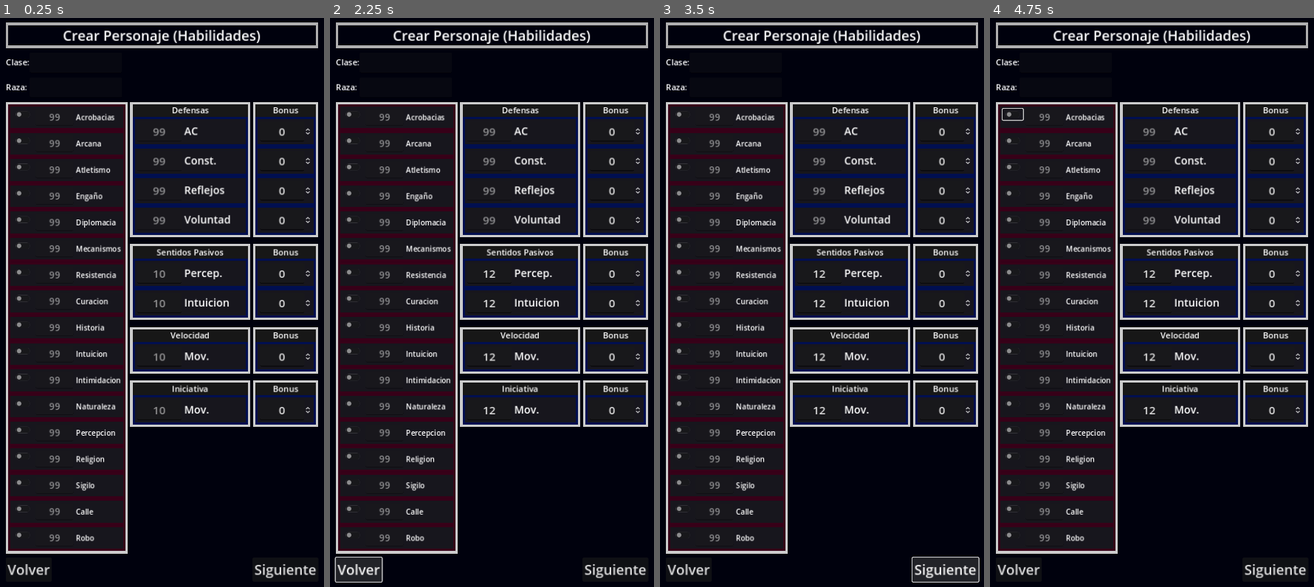
Above: before the commit, frames 1-4 (left to right).
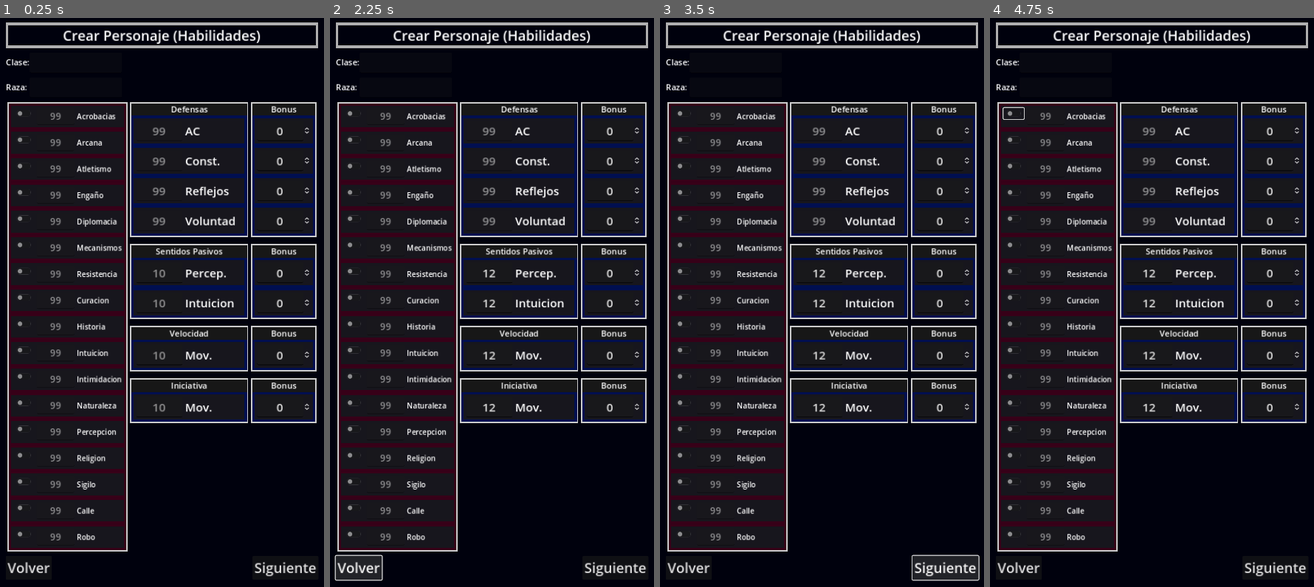
Above: after the commit, the same moments.

Repository: Zoroark576/DND-Creacion-de-Personajes
Game: Godot game, scene res://Escenas/CrearPersonaje/HabilidadesPersonaje.tscn
Two runs of this game, one before a commit and one after it. Both use one fixed random seed, a clock stepped at 60 frames per second and the inputs below. The project has no main scene, so this scene is started directly.
Inputs (mouse positions are in pixels of both pictures, inside the frame that each line leads up to):
- Up to frame 1 (0.25 s): no input
- Up to frame 2 (2.25 s): click (488, 274) at 0.52 s; type "12" at 0.6 s; click (488, 302) at 0.75 s; type "12" at 0.83 s; click (488, 359) at 0.98 s; type "12" at 1.07 s; click (488, 410) at 1.27 s; type "12" at 1.35 s; click "Volver" at 2 s
- Up to frame 3 (3.5 s): click "Siguiente" at 2.75 s
- Up to frame 4 (4.75 s): click (1012, 114) at 3.52 s; click (1012, 114) at 4.27 s

The runs differ from the first frame. In frame 1, 14% of the frame differs, in the area x 1-99%, y 14-99%; in frame 2, 14%; in frame 3, 14%, in the area x 1-99%, y 14-100%; in frame 4, 14%.

Commit message:
Creacion De Personaje (Poderes)

Diff:
--- /dev/null
+++ b/Escenas/CrearPersonaje/EquipamientoPersonaje.tscn
@@ -0,0 +1,123 @@
+[gd_scene load_steps=4 format=3 uid="uid://bnmk7x7ow4pa7"]
+
+[ext_resource type="Theme" uid="uid://dir05eos2th8d" path="res://Tema/Tema Base.tres" id="1_odjl7"]
+[ext_resource type="PackedScene" uid="uid://bpi1wlmpddgdt" path="res://Escenas/CrearPersonaje/clase_y_raza.tscn" id="2_xgwg5"]
+
+[sub_resource type="StyleBoxFlat" id="StyleBoxFlat_scc2i"]
+draw_center = false
+border_width_left = 6
+border_width_top = 6
+border_width_right = 6
+border_width_bottom = 6
+border_color = Color(0.686275, 0.686275, 0.686275, 1)
+
+[node name="MenuPrincipal" type="Control"]
+layout_mode = 3
+anchors_preset = 8
+anchor_left = 0.5
+anchor_top = 0.5
+anchor_right = 0.5
+anchor_bottom = 0.5
+grow_horizontal = 2
+grow_vertical = 2
+size_flags_horizontal = 4
+theme = ExtResource("1_odjl7")
+
+[node name="BG" type="ColorRect" parent="."]
+layout_mode = 0
+offset_left = -362.0
+offset_top = -642.0
+offset_right = 362.0
+offset_bottom = 640.0
+color = Color(0, 0.00392157, 0.0509804, 1)
+
+[node name="MarginContainer" type="MarginContainer" parent="."]
+layout_mode = 2
+offset_left = -358.0
+offset_top = -640.0
+offset_right = 358.0
+offset_bottom = 638.0
+theme_override_constants/margin_left = 20
+theme_override_constants/margin_top = 50
+theme_override_constants/margin_right = 20
+theme_override_constants/margin_bottom = 20
+
+[node name="VBoxContainer" type="VBoxContainer" parent="MarginContainer"]
+layout_mode = 2
+theme_override_constants/separation = 40
+
+[node name="CabezaTitulo" type="PanelContainer" parent="MarginContainer/VBoxContainer"]
+layout_mode = 2
+theme_override_styles/panel = SubResource("StyleBoxFlat_scc2i")
+
+[node name="ContTitulo" type="HBoxContainer" parent="MarginContainer/VBoxContainer/CabezaTitulo"]
+layout_mode = 2
+alignment = 1
+
+[node name="Titulo" type="Label" parent="MarginContainer/VBoxContainer/CabezaTitulo/ContTitulo"]
+layout_mode = 2
+theme_override_font_sizes/font_size = 30
+text = "Crear Personaje (Equipamiento)"
+horizontal_alignment = 1
+
+[node name="Clase y Raza" parent="MarginContainer/VBoxContainer" instance=ExtResource("2_xgwg5")]
+layout_mode = 2
+
+[node name="GridContainer" type="GridContainer" parent="MarginContainer/VBoxContainer"]
+layout_mode = 2
+theme_override_constants/h_separation = 10
+theme_override_constants/v_separation = 20
+columns = 2
+
+[node name="OroInicial" type="Label" parent="MarginContainer/VBoxContainer/GridContainer"]
+layout_mode = 2
+text = "Oro Inicial"
+
+[node name="OInput" type="SpinBox" parent="MarginContainer/VBoxContainer/GridContainer"]
+layout_mode = 2
+size_flags_horizontal = 0
+
+[node name="Armadura" type="Label" parent="MarginContainer/VBoxContainer/GridContainer"]
+layout_mode = 2
+text = "Armadura Inicial
+"
+
+[node name="AInput" type="OptionButton" parent="MarginContainer/VBoxContainer/GridContainer"]
+custom_minimum_size = Vector2(200, 0)
+layout_mode = 2
+
+[node name="Arma" type="Label" parent="MarginContainer/VBoxContainer/GridContainer"]
+layout_mode = 2
+text = "Arma Inicial
+"
+
+[node name="AInput2" type="OptionButton" parent="MarginContainer/VBoxContainer/GridContainer"]
+custom_minimum_size = Vector2(200, 0)
+layout_mode = 2
+
+[node name="Inventario" type="Label" parent="MarginContainer/VBoxContainer/GridContainer"]
+layout_mode = 2
+text = "Inventario
+"
+
+[node name="IInput" type="TextEdit" parent="MarginContainer/VBoxContainer/GridContainer"]
+custom_minimum_size = Vector2(400, 400)
+layout_mode = 2
+placeholder_text = "Armas, Ropa, etc."
+
+[node name="Botones" type="HBoxContainer" parent="MarginContainer/VBoxContainer"]
+layout_mode = 2
+size_flags_vertical = 10
+alignment = 1
+
+[node name="Volver" type="Button" parent="MarginContainer/VBoxContainer/Botones"]
+layout_mode = 2
+size_flags_horizontal = 0
+theme_override_font_sizes/font_size = 30
+text = "Volver"
+
+[node name="Siguiente" type="Button" parent="MarginContainer/VBoxContainer/Botones"]
+layout_mode = 2
+size_flags_horizontal = 10
+theme_override_font_sizes/font_size = 30
+text = "Siguiente"
--- a/Escenas/CrearPersonaje/HabilidadesPersonaje.tscn
+++ b/Escenas/CrearPersonaje/HabilidadesPersonaje.tscn
@@ -1,5 +1,6 @@
-[gd_scene load_steps=7 format=3 uid="uid://2etnxtwgfnv2"]
-
+[gd_scene load_steps=8 format=3 uid="uid://2etnxtwgfnv2"]
+
+[ext_resource type="PackedScene" uid="uid://bpi1wlmpddgdt" path="res://Escenas/CrearPersonaje/clase_y_raza.tscn" id="1_nb4qf"]
 [ext_resource type="StyleBox" uid="uid://cohqjr851bmxo" path="res://Tema/StyleBoxMenu.tres" id="2_1oyqg"]
 [ext_resource type="PackedScene" uid="uid://2ool10x0tggn" path="res://Escenas/CrearPersonaje/Defensa.tscn" id="3_ieqk5"]
 [ext_resource type="PackedScene" uid="uid://du1dxw3t0poo6" path="res://Escenas/CrearPersonaje/Skill.tscn" id="3_q1wfv"]
@@ -71,28 +72,8 @@
 text = "Crear Personaje (Habilidades)"
 horizontal_alignment = 1
 
-[node name="Clase y Raza" type="GridContainer" parent="MarginContainer/VBoxContainer"]
-layout_mode = 2
-theme_override_constants/h_separation = 1
-theme_override_constants/v_separation = 10
-columns = 2
-
-[node name="Clase" type="Label" parent="MarginContainer/VBoxContainer/Clase y Raza"]
-layout_mode = 2
-text = "Clase:"
-
-[node name="LineEdit" type="LineEdit" parent="MarginContainer/VBoxContainer/Clase y Raza"]
-layout_mode = 2
-editable = false
-
-[node name="Raza" type="Label" parent="MarginContainer/VBoxContainer/Clase y Raza"]
-layout_mode = 2
-text = "Raza:"
-
-[node name="LineEdit2" type="LineEdit" parent="MarginContainer/VBoxContainer/Clase y Raza"]
-custom_minimum_size = Vector2(200, 0)
-layout_mode = 2
-editable = false
+[node name="Clase y Raza" parent="MarginContainer/VBoxContainer" instance=ExtResource("1_nb4qf")]
+layout_mode = 2
 
 [node name="Datos" type="HBoxContainer" parent="MarginContainer/VBoxContainer"]
 layout_mode = 2
--- /dev/null
+++ b/Escenas/CrearPersonaje/PoderesPersonaje.tscn
@@ -0,0 +1,166 @@
+[gd_scene load_steps=8 format=3 uid="uid://c30s5xy0rekaa"]
+
+[ext_resource type="Theme" uid="uid://dir05eos2th8d" path="res://Tema/Tema Base.tres" id="1_rins1"]
+[ext_resource type="PackedScene" uid="uid://bpi1wlmpddgdt" path="res://Escenas/CrearPersonaje/clase_y_raza.tscn" id="2_s8ayg"]
+[ext_resource type="StyleBox" uid="uid://cohqjr851bmxo" path="res://Tema/StyleBoxMenu.tres" id="3_38e2l"]
+
+[sub_resource type="StyleBoxFlat" id="StyleBoxFlat_scc2i"]
+draw_center = false
+border_width_left = 6
+border_width_top = 6
+border_width_right = 6
+border_width_bottom = 6
+border_color = Color(0.686275, 0.686275, 0.686275, 1)
+
+[sub_resource type="StyleBoxFlat" id="StyleBoxFlat_id5am"]
+bg_color = Color(0.0901961, 0.0901961, 0.0901961, 1)
+border_width_left = 3
+border_width_top = 3
+border_width_right = 3
+border_width_bottom = 3
+border_color = Color(0, 0.541176, 0, 1)
+
+[sub_resource type="StyleBoxFlat" id="StyleBoxFlat_n1i4y"]
+bg_color = Color(0.0901961, 0.0901961, 0.0901961, 1)
+border_width_left = 3
+border_width_top = 3
+border_width_right = 3
+border_width_bottom = 3
+border_color = Color(0.568627, 0, 0, 1)
+
+[sub_resource type="StyleBoxFlat" id="StyleBoxFlat_1a6fy"]
+bg_color = Color(0.0901961, 0.0901961, 0.0901961, 1)
+border_width_left = 3
+border_width_top = 3
+border_width_right = 3
+border_width_bottom = 3
+border_color = Color(0.447059, 0.447059, 0.447059, 1)
+
+[node name="MenuPrincipal" type="Control"]
+layout_mode = 3
+anchors_preset = 8
+anchor_left = 0.5
+anchor_top = 0.5
+anchor_right = 0.5
+anchor_bottom = 0.5
+grow_horizontal = 2
+grow_vertical = 2
+size_flags_horizontal = 4
+theme = ExtResource("1_rins1")
+
+[node name="BG" type="ColorRect" parent="."]
+layout_mode = 0
+offset_left = -362.0
+offset_top = -642.0
+offset_right = 362.0
+offset_bottom = 640.0
+color = Color(0, 0.00392157, 0.0509804, 1)
+
+[node name="MarginContainer" type="MarginContainer" parent="."]
+layout_mode = 2
+offset_left = -358.0
+offset_top = -640.0
+offset_right = 358.0
+offset_bottom = 638.0
+theme_override_constants/margin_left = 20
+theme_override_constants/margin_top = 50
+theme_override_constants/margin_right = 20
+theme_override_constants/margin_bottom = 20
+
+[node name="VBoxContainer" type="VBoxContainer" parent="MarginContainer"]
+layout_mode = 2
+theme_override_constants/separation = 40
+
+[node name="CabezaTitulo" type="PanelContainer" parent="MarginContainer/VBoxContainer"]
+layout_mode = 2
+theme_override_styles/panel = SubResource("StyleBoxFlat_scc2i")
+
+[node name="ContTitulo" type="HBoxContainer" parent="MarginContainer/VBoxContainer/CabezaTitulo"]
+layout_mode = 2
+alignment = 1
+
+[node name="Titulo" type="Label" parent="MarginContainer/VBoxContainer/CabezaTitulo/ContTitulo"]
+layout_mode = 2
+theme_override_font_sizes/font_size = 30
+text = "Crear Personaje (Poderes)"
+horizontal_alignment = 1
+
+[node name="Clase y Raza" parent="MarginContainer/VBoxContainer" instance=ExtResource("2_s8ayg")]
+layout_mode = 2
+
+[node name="ContPoderes" type="ScrollContainer" parent="MarginContainer/VBoxContainer"]
+layout_mode = 2
+size_flags_vertical = 3
+
+[node name="ContPoderes" type="PanelContainer" parent="MarginContainer/VBoxContainer/ContPoderes"]
+layout_mode = 2
+size_flags_horizontal = 3
+size_flags_vertical = 3
+theme_override_styles/panel = ExtResource("3_38e2l")
+
+[node name="ContPoderes" type="HBoxContainer" parent="MarginContainer/VBoxContainer/ContPoderes/ContPoderes"]
+layout_mode = 2
+theme_override_constants/separation = 0
+alignment = 1
+
+[node name="PVoluntad" type="PanelContainer" parent="MarginContainer/VBoxContainer/ContPoderes/ContPoderes/ContPoderes"]
+layout_mode = 2
+size_flags_horizontal = 3
+theme_override_styles/panel = SubResource("StyleBoxFlat_id5am")
+
+[node name="Voluntad" type="VBoxContainer" parent="MarginContainer/VBoxContainer/ContPoderes/ContPoderes/ContPoderes/PVoluntad"]
+layout_mode = 2
+
+[node name="Label" type="Label" parent="MarginContainer/VBoxContainer/ContPoderes/ContPoderes/ContPoderes/PVoluntad/Voluntad"]
+layout_mode = 2
+text = "Voluntad"
+horizontal_alignment = 1
+
+[node name="PEncuentro" type="PanelContainer" parent="MarginContainer/VBoxContainer/ContPoderes/ContPoderes/ContPoderes"]
+layout_mode = 2
+size_flags_horizontal = 3
+theme_override_styles/panel = SubResource("StyleBoxFlat_n1i4y")
+
+[node name="Voluntad" type="VBoxContainer" parent="MarginContainer/VBoxContainer/ContPoderes/ContPoderes/ContPoderes/PEncuentro"]
+layout_mode = 2
+
+[node name="Label" type="Label" parent="MarginContainer/VBoxContainer/ContPoderes/ContPoderes/ContPoderes/PEncuentro/Voluntad"]
+layout_mode = 2
+text = "Encuentro"
+horizontal_alignment = 1
+
+[node name="PDiario" type="PanelContainer" parent="MarginContainer/VBoxContainer/ContPoderes/ContPoderes/ContPoderes"]
+layout_mode = 2
+size_flags_horizontal = 3
+theme_override_styles/panel = SubResource("StyleBoxFlat_1a6fy")
+
+[node name="Voluntad" type="VBoxContainer" parent="MarginContainer/VBoxContainer/ContPoderes/ContPoderes/ContPoderes/PDiario"]
+layout_mode = 2
+
+[node name="Label" type="Label" parent="MarginContainer/VBoxContainer/ContPoderes/ContPoderes/ContPoderes/PDiario/Voluntad"]
+layout_mode = 2
+text = "Diarios"
+horizontal_alignment = 1
+
+[node name="Button" type="Button" parent="MarginContainer/VBoxContainer"]
+custom_minimum_size = Vector2(200, 50)
+layout_mode = 2
+size_flags_horizontal = 0
+text = "Crear Poder"
+
+[node name="Botones" type="HBoxContainer" parent="MarginContainer/VBoxContainer"]
+layout_mode = 2
+size_flags_vertical = 10
+alignment = 1
+
+[node name="Volver" type="Button" parent="MarginContainer/VBoxContainer/Botones"]
+layout_mode = 2
+size_flags_horizontal = 0
+theme_override_font_sizes/font_size = 30
+text = "Volver"
+
+[node name="Siguiente" type="Button" parent="MarginContainer/VBoxContainer/Botones"]
+layout_mode = 2
+size_flags_horizontal = 10
+theme_override_font_sizes/font_size = 30
+text = "Siguiente"
--- /dev/null
+++ b/Escenas/CrearPersonaje/clase_y_raza.tscn
@@ -0,0 +1,23 @@
+[gd_scene format=3 uid="uid://bpi1wlmpddgdt"]
+
+[node name="Clase y Raza" type="GridContainer"]
+theme_override_constants/h_separation = 1
+theme_override_constants/v_separation = 10
+columns = 2
+
+[node name="Clase" type="Label" parent="."]
+layout_mode = 2
+text = "Clase:"
+
+[node name="LineEdit" type="LineEdit" parent="."]
+layout_mode = 2
+editable = false
+
+[node name="Raza" type="Label" parent="."]
+layout_mode = 2
+text = "Raza:"
+
+[node name="LineEdit2" type="LineEdit" parent="."]
+custom_minimum_size = Vector2(200, 0)
+layout_mode = 2
+editable = false
--- /dev/null
+++ b/Escenas/CrearPoder/CrearPoder.tscn
@@ -0,0 +1,144 @@
+[gd_scene load_steps=3 format=3 uid="uid://cnocb4peikdwe"]
+
+[ext_resource type="Theme" uid="uid://dir05eos2th8d" path="res://Tema/Tema Base.tres" id="1_f4ahm"]
+
+[sub_resource type="StyleBoxFlat" id="StyleBoxFlat_scc2i"]
+draw_center = false
+border_width_left = 6
+border_width_top = 6
+border_width_right = 6
+border_width_bottom = 6
+border_color = Color(0.686275, 0.686275, 0.686275, 1)
+
+[node name="MenuPrincipal" type="Control"]
+layout_mode = 3
+anchors_preset = 8
+anchor_left = 0.5
+anchor_top = 0.5
+anchor_right = 0.5
+anchor_bottom = 0.5
+grow_horizontal = 2
+grow_vertical = 2
+size_flags_horizontal = 4
+theme = ExtResource("1_f4ahm")
+
+[node name="BG" type="ColorRect" parent="."]
+layout_mode = 0
+offset_left = -362.0
+offset_top = -642.0
+offset_right = 362.0
+offset_bottom = 640.0
+color = Color(0, 0.00392157, 0.0509804, 1)
+
+[node name="MarginContainer" type="MarginContainer" parent="."]
+layout_mode = 2
+offset_left = -358.0
+offset_top = -640.0
+offset_right = 358.0
+offset_bottom = 638.0
+theme_override_constants/margin_left = 20
+theme_override_constants/margin_top = 50
+theme_override_constants/margin_right = 20
+theme_override_constants/margin_bottom = 20
+
+[node name="VBoxContainer" type="VBoxContainer" parent="MarginContainer"]
+layout_mode = 2
+theme_override_constants/separation = 40
+
+[node name="CabezaTitulo" type="PanelContainer" parent="MarginContainer/VBoxContainer"]
+layout_mode = 2
+theme_override_styles/panel = SubResource("StyleBoxFlat_scc2i")
+
+[node name="ContTitulo" type="HBoxContainer" parent="MarginContainer/VBoxContainer/CabezaTitulo"]
+layout_mode = 2
+alignment = 1
+
+[node name="Titulo" type="Label" parent="MarginContainer/VBoxContainer/CabezaTitulo/ContTitulo"]
+layout_mode = 2
+theme_override_font_sizes/font_size = 30
+text = "Crear Poder"
+horizontal_alignment = 1
+
+[node name="GridContainer" type="GridContainer" parent="MarginContainer/VBoxContainer"]
+layout_mode = 2
+columns = 2
+
+[node name="NombrePoder" type="Label" parent="MarginContainer/VBoxContainer/GridContainer"]
+layout_mode = 2
+text = "Nombre del Poder"
+
+[node name="NInput" type="LineEdit" parent="MarginContainer/VBoxContainer/GridContainer"]
+custom_minimum_size = Vector2(400, 0)
+layout_mode = 2
+
+[node name="TipoPoder" type="Label" parent="MarginContainer/VBoxContainer/GridContainer"]
+layout_mode = 2
+text = "Tipo de Poder"
+
+[node name="OptionButton" type="OptionButton" parent="MarginContainer/VBoxContainer/GridContainer"]
+layout_mode = 2
+size_flags_horizontal = 0
+item_count = 3
+popup/item_0/text = "Voluntad"
+popup/item_0/id = 1
+popup/item_1/text = "Encuentro"
+popup/item_1/id = 2
+popup/item_2/text = "Diario"
+popup/item_2/id = 3
+
+[node name="Descripcion" type="Label" parent="MarginContainer/VBoxContainer/GridContainer"]
+layout_mode = 2
+text = "Descripcion"
+
+[node name="DInput" type="TextEdit" parent="MarginContainer/VBoxContainer/GridContainer"]
+custom_minimum_size = Vector2(0, 200)
+layout_mode = 2
+theme_override_font_sizes/font_size = 16
+placeholder_text = "Incrustas tu escudo en tu enemigo, le golpeas con el mango de tu arma,
+o le hundes el hombro en el estómago. Tu ataque no causa mucho daño,
+pero tu furia inspira a un aliado tuyo para igualar tu ferocidad."
+
+[node name="Funcionalidad" type="Label" parent="MarginContainer/VBoxContainer/GridContainer"]
+layout_mode = 2
+text = "Funcionalidad"
+
+[node name="FInput" type="TextEdit" parent="MarginContainer/VBoxContainer/GridContainer"]
+custom_minimum_size = Vector2(0, 200)
+layout_mode = 2
+theme_override_font_sizes/font_size = 16
+placeholder_text = "A voluntad • Arma, marcial
+Acción estándar Cuerpo a cuerpo arma
+Objetivo: una criatura
+Ataque: Fuerza contra Fortaleza. "
+
+[node name="Impacto_Efecto" type="Label" parent="MarginContainer/VBoxContainer/GridContainer"]
+layout_mode = 2
+text = "Impacto/Efecto"
+
+[node name="IEInput" type="TextEdit" parent="MarginContainer/VBoxContainer/GridContainer"]
+custom_minimum_size = Vector2(0, 200)
+layout_mode = 2
+theme_override_font_sizes/font_size = 16
+placeholder_text = "Impacto: infliges un daño igual a tu modificador de Fuerza, y tras
+ello eliges a un aliado adyacente a ti o al objetivo. Este aliado
+aplica tu modificador de Carisma como bonificador de poder a
+la tirada de ataque y de daño de su siguiente ataque contra el
+objetivo. Si el aliado no ataca al objetivo antes del final de su
+turno, el bonificador se pierde. "
+
+[node name="Botones" type="HBoxContainer" parent="MarginContainer/VBoxContainer"]
+layout_mode = 2
+size_flags_vertical = 10
+alignment = 1
+
+[node name="Volver" type="Button" parent="MarginContainer/VBoxContainer/Botones"]
+layout_mode = 2
+size_flags_horizontal = 0
+theme_override_font_sizes/font_size = 30
+text = "Volver"
+
+[node name="Crear" type="Button" parent="MarginContainer/VBoxContainer/Botones"]
+layout_mode = 2
+size_flags_horizontal = 10
+theme_override_font_sizes/font_size = 30
+text = "Crear"
--- a/Tema/StyleBoxMenu.tres
+++ b/Tema/StyleBoxMenu.tres
@@ -2,7 +2,7 @@
 
 [resource]
 bg_color = Color(0.0901961, 0.0901961, 0.0901961, 1)
-border_width_left = 5
-border_width_top = 5
-border_width_right = 5
-border_width_bottom = 5
+border_width_left = 3
+border_width_top = 3
+border_width_right = 3
+border_width_bottom = 3
--- a/Tema/Tema Base.tres
+++ b/Tema/Tema Base.tres
@@ -1,9 +1,9 @@
 [gd_resource type="Theme" format=3 uid="uid://dir05eos2th8d"]
 
 [resource]
-default_font_size = 24
+default_font_size = 25
 BoxContainer/constants/separation = 4
 GridContainer/constants/h_separation = 4
 GridContainer/constants/v_separation = 50
 HBoxContainer/constants/separation = 6
-Label/font_sizes/font_size = 23
+Label/font_sizes/font_size = 25
